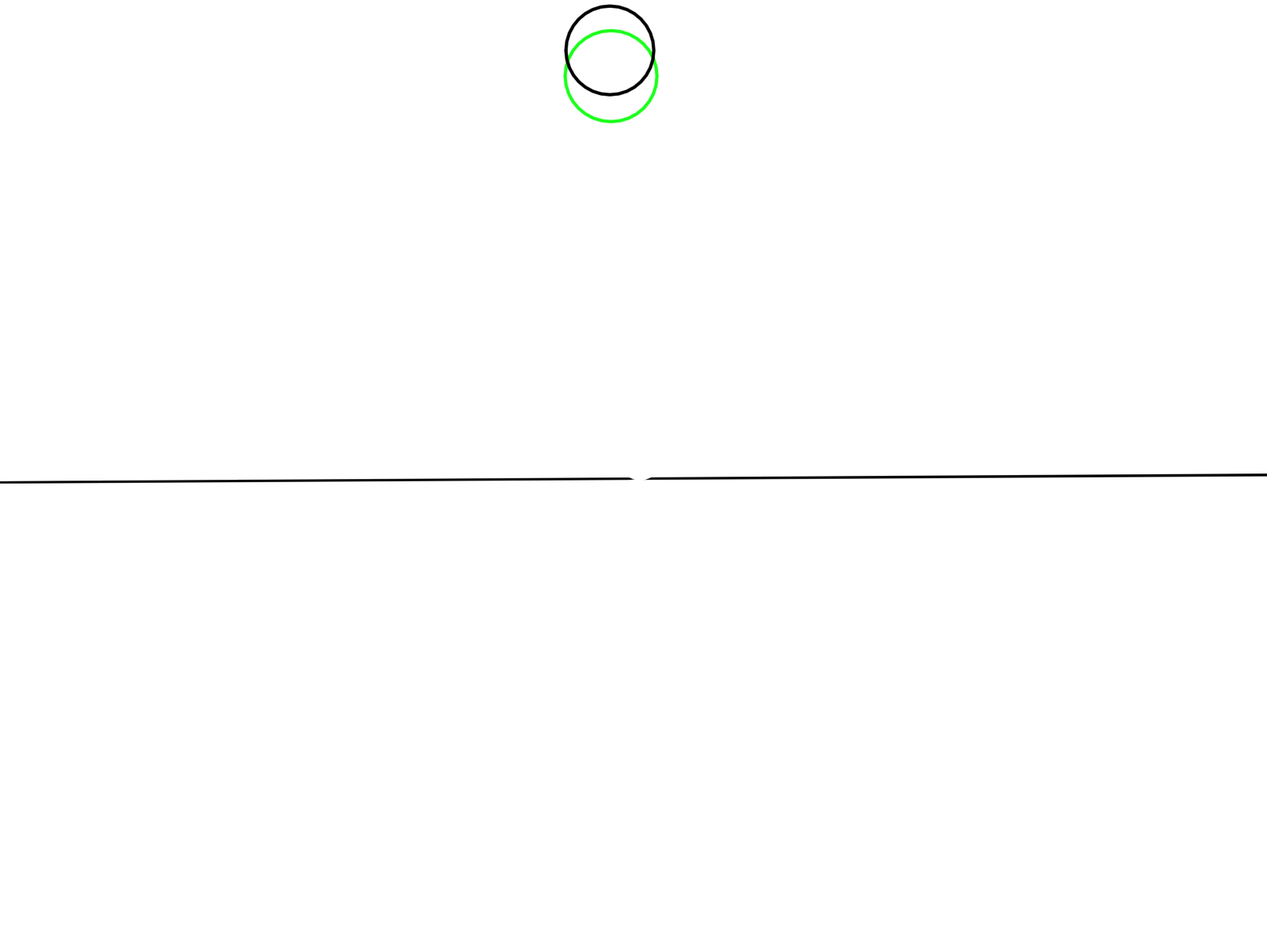
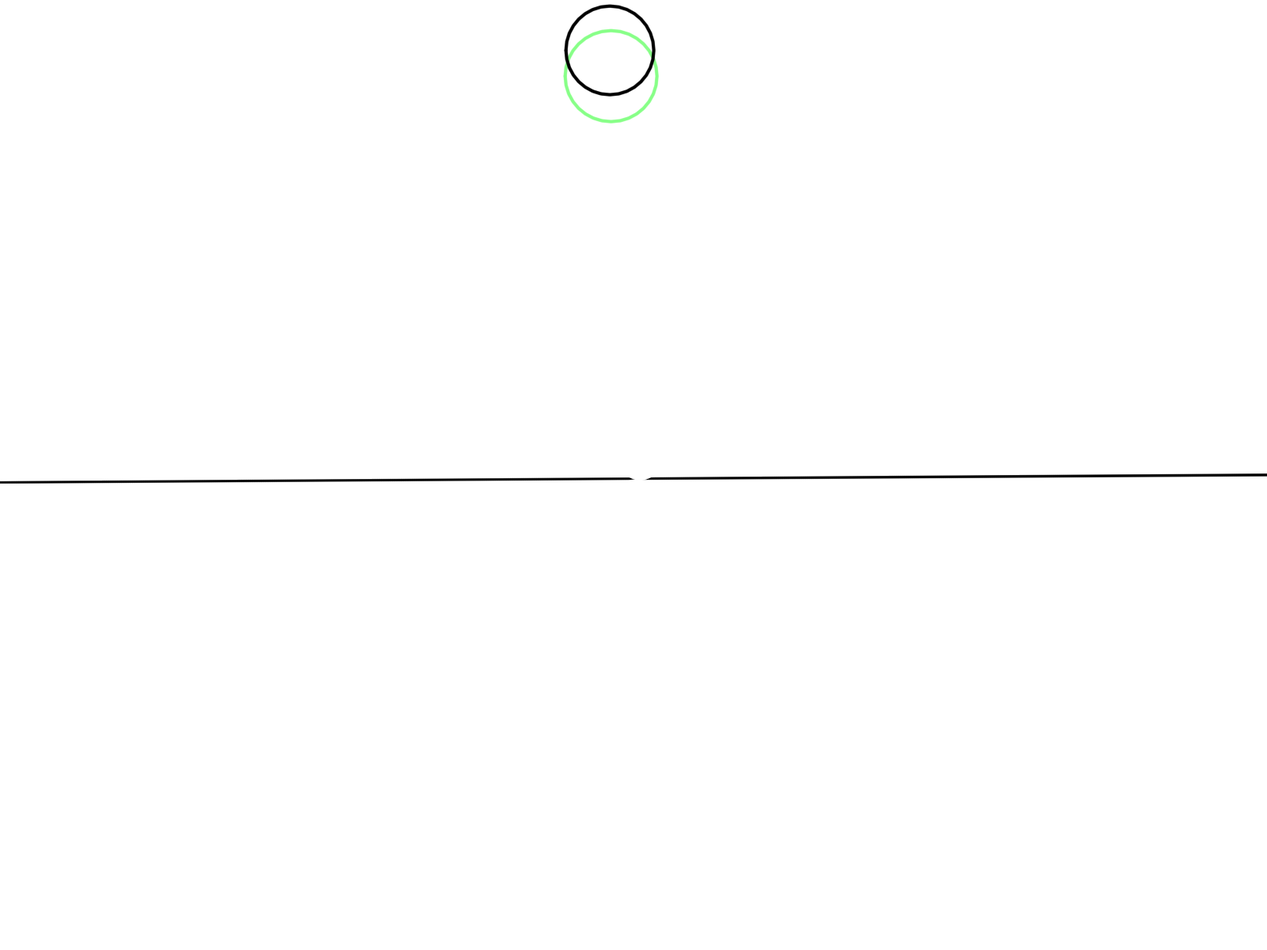
Revision of a layered 1267 × 950 image; what changed, layer by layer:
painted on "Background" over [562, 28, 659, 124]
